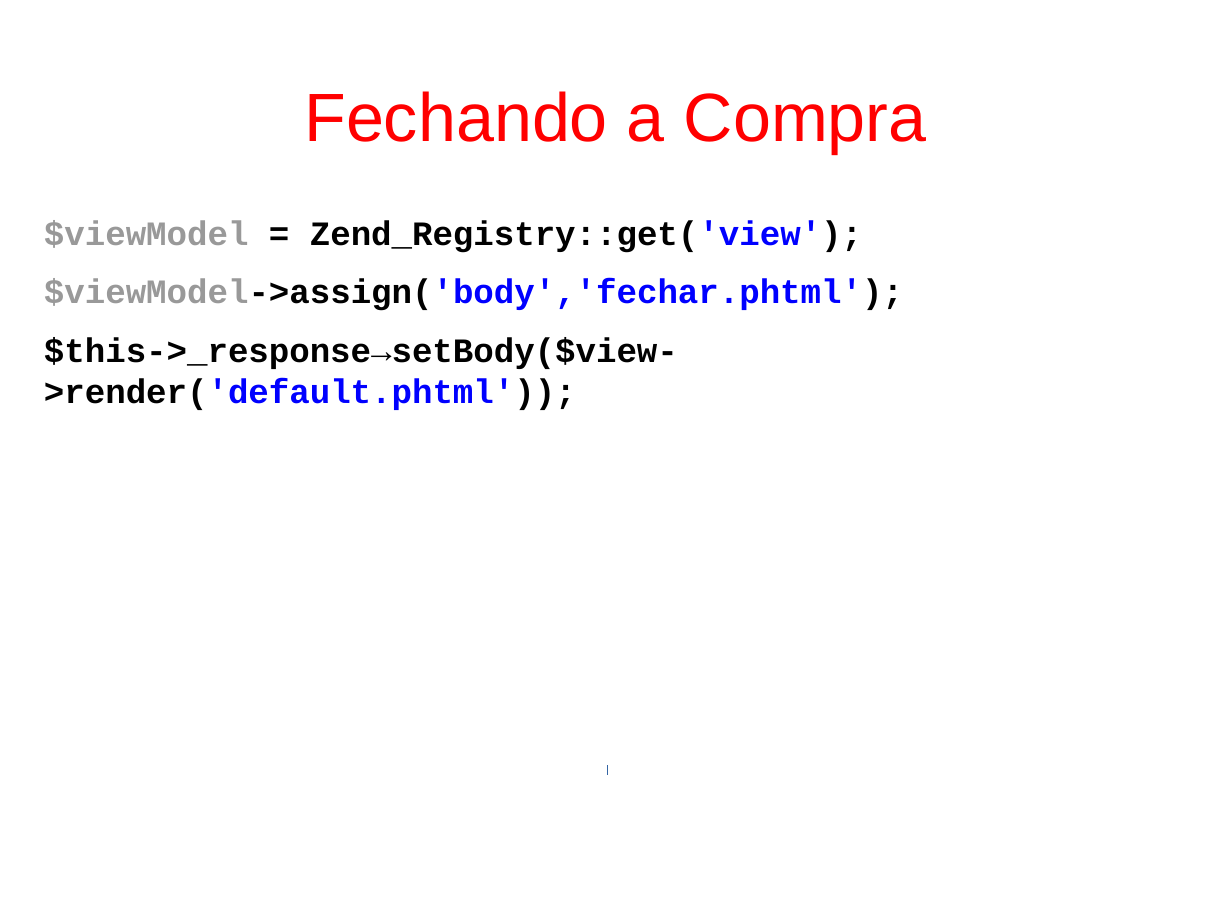
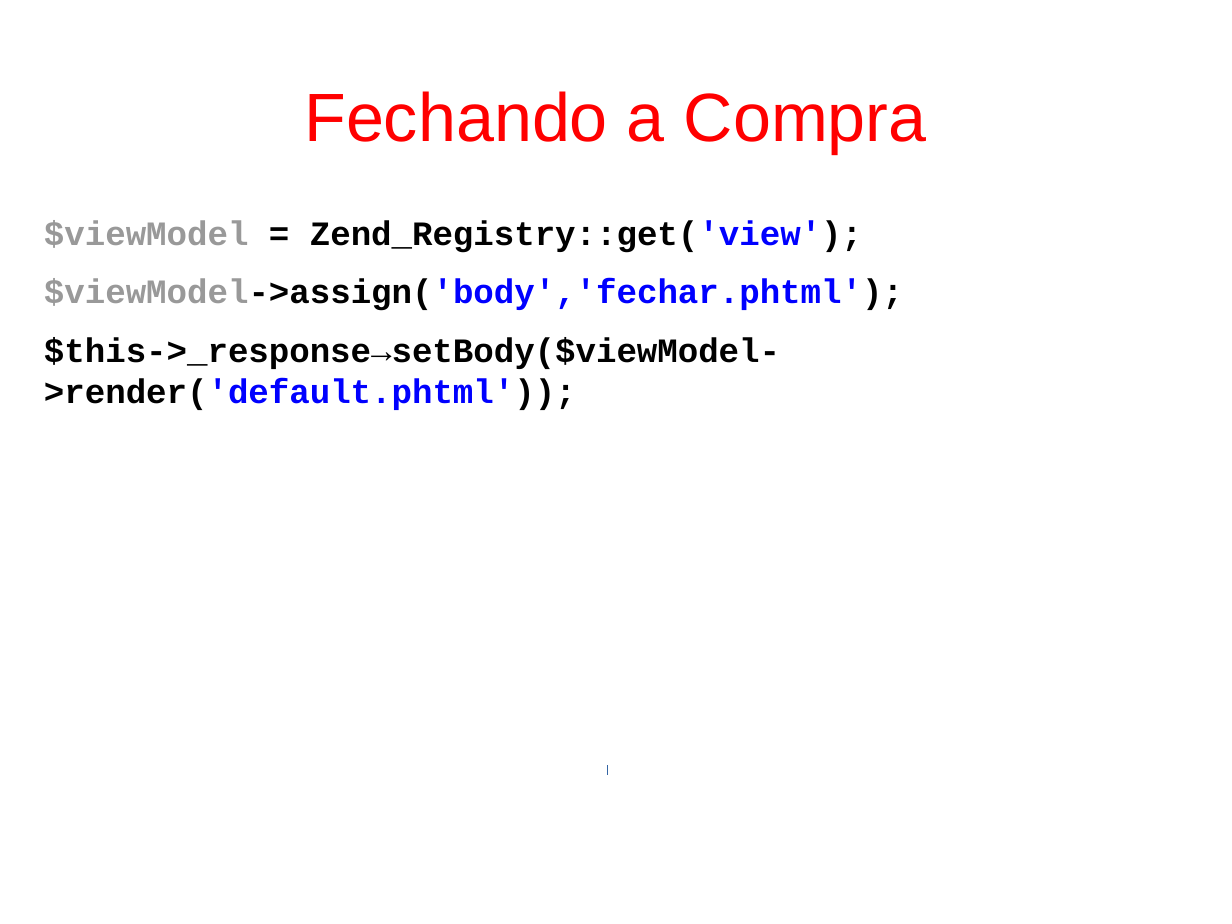
Before and after one commit to fgsl/lojasacme, a slide deck: slide 102 of docs/tutorial.odp. Drawn at 1232x924 pixels with LibreOffice and Linux fonts; fonts in the diff are those of the drawing. Boxes give left, top, right and bottom in pixels: in the first picture for what was removed or moved away, otherwise in the second. Text is boxed around its words. In the diff, an @@ line names an element or a change of style, - is before the commit and + after.

```diff
--- a/docs/tutorial.odp
+++ b/docs/tutorial.odp
@@ text at <box>44,337,780,410</box>: text changed @@
-$this->_response→setBody($view->render('default.phtml'));
+$this->_response→setBody($viewModel->render('default.phtml'));
```
Also in this commit, not shown: 34 other slides changed, 1 other file.
